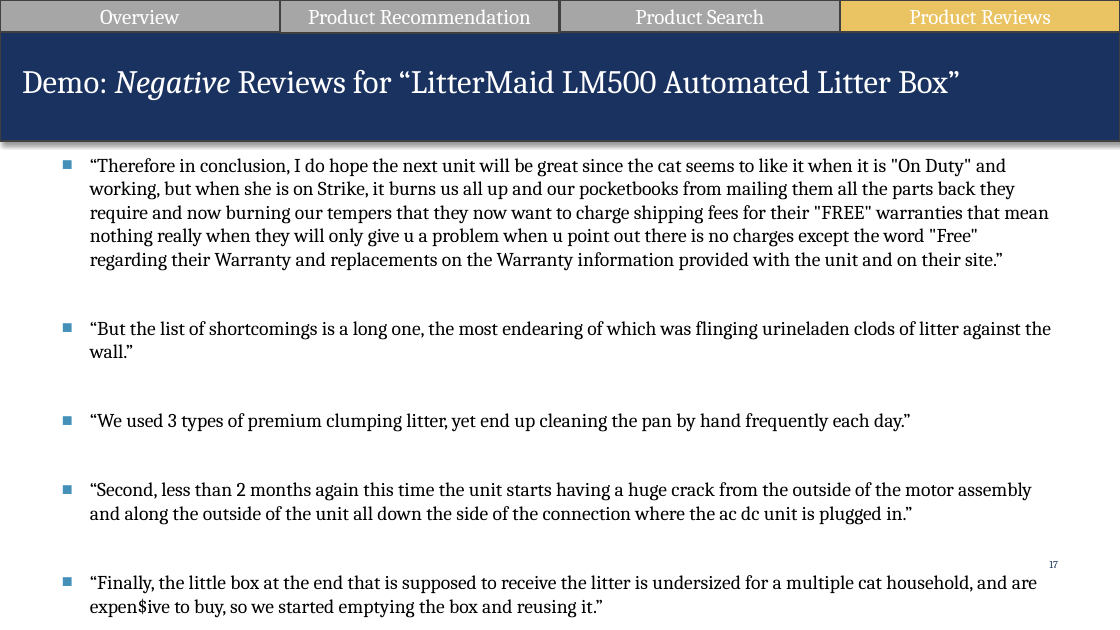
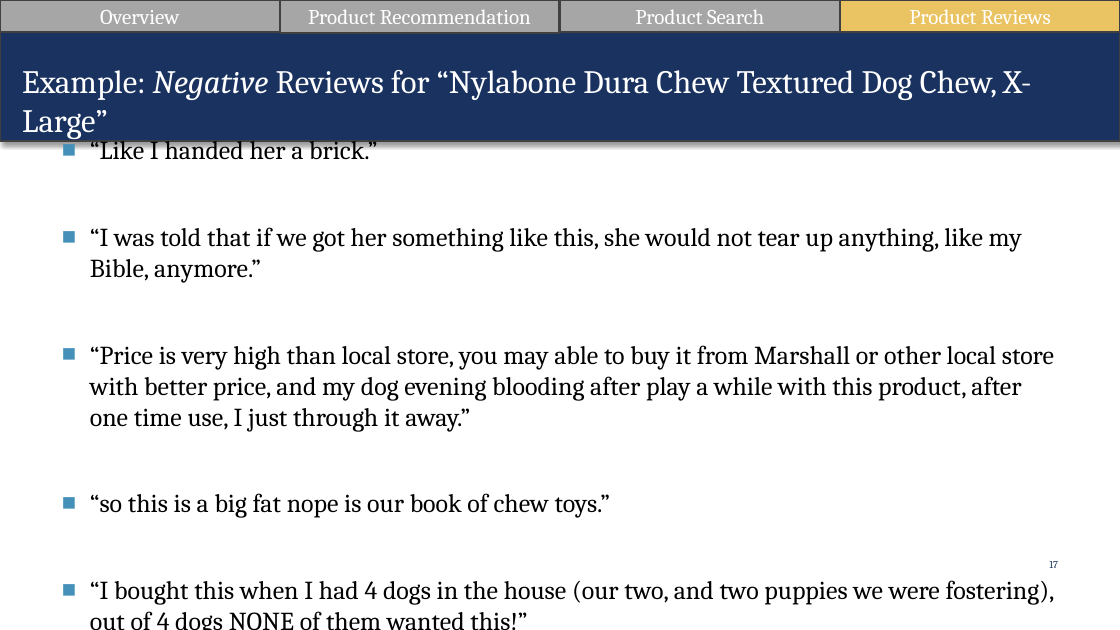
Before and after one commit to suesuyeonlim/final_project, a slide deck: slide 17 of Presentation.pptx. Drawn at 1120x630 pixels with LibreOffice and Linux fonts; fonts in the diff are those of the drawing. Boxes give left, top, right and bottom in pixels: in the first picture for what was removed or moved away, otherwise in the second. Text is boxed around its words. In the diff, an @@ line names an element or a change of style, - is before the commit and + after.

```diff
--- a/Presentation.pptx
+++ b/Presentation.pptx
@@ text at (22,70,1031,139): text changed @@
-Demo: Negative Reviews for “LitterMaid LM500 Automated Litter Box”
+Example: Negative Reviews for “Nylabone Dura Chew Textured Dog Chew, X-Large”
@@ text at (90,136,1055,605): text changed; size 16.8 to 22.2 pt @@
-■ “Therefore in conclusion, I do hope the next unit will be great since the cat seems to like it when it is "On Duty" and working, but when she is on Strike, it burns us all up and our pocketbooks from mailing them all the parts back they require and now burning our tempers that they now want to charge shipping fees for their "FREE" warranties that mean nothing really when they will only give u a problem when u point out there is no charges except the word "Free" regarding their Warranty and replacements on the Warranty information provided with the unit and on their site.”
-■ “But the list of shortcomings is a long one, the most endearing of which was flinging urineladen clods of litter against the wall.”
-■ “We used 3 types of premium clumping litter, yet end up cleaning the pan by hand frequently each day.”
-■ “Second, less than 2 months again this time the unit starts having a huge crack from the outside of the motor assembly and along the outside of the unit all down the side of the connection where the ac dc unit is plugged in.”
-■ “Finally, the little box at the end that is supposed to receive the litter is undersized for a multiple cat household, and are expen$ive to buy, so we started emptying the box and reusing it.”
+■ “Like I handed her a brick.”
+■ “I was told that if we got her something like this, she would not tear up anything, like my Bible, anymore.”
+■ “Price is very high than local store, you may able to buy it from Marshall or other local store with better price, and my dog evening blooding after play a while with this product, after one time use, I just through it away.”
+■ “so this is a big fat nope is our book of chew toys.”
+■ “I bought this when I had 4 dogs in the house (our two, and two puppies we were fostering), out of 4 dogs NONE of them wanted this!”
```
Also in this commit, not shown: 9 other slides changed, 1 other file.
